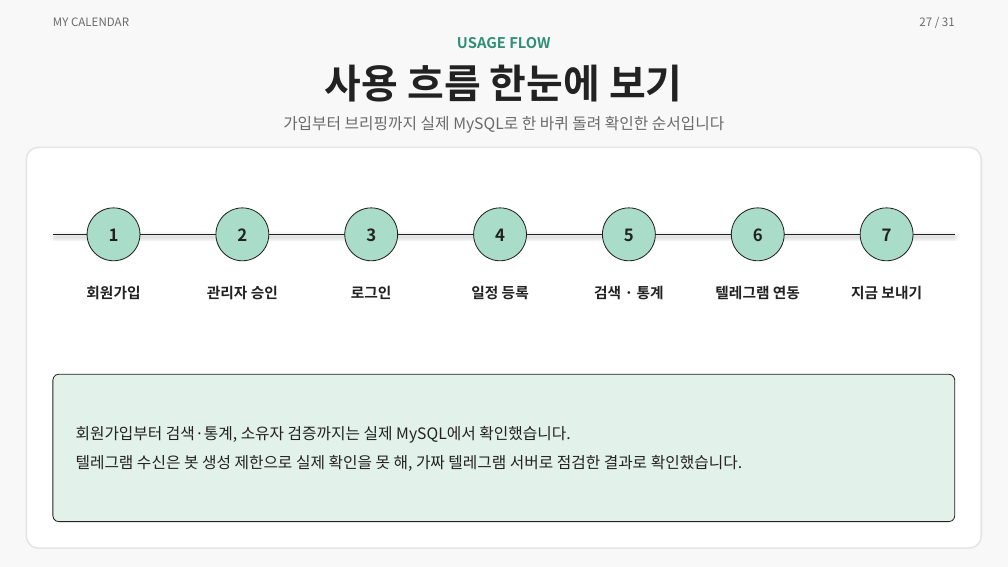
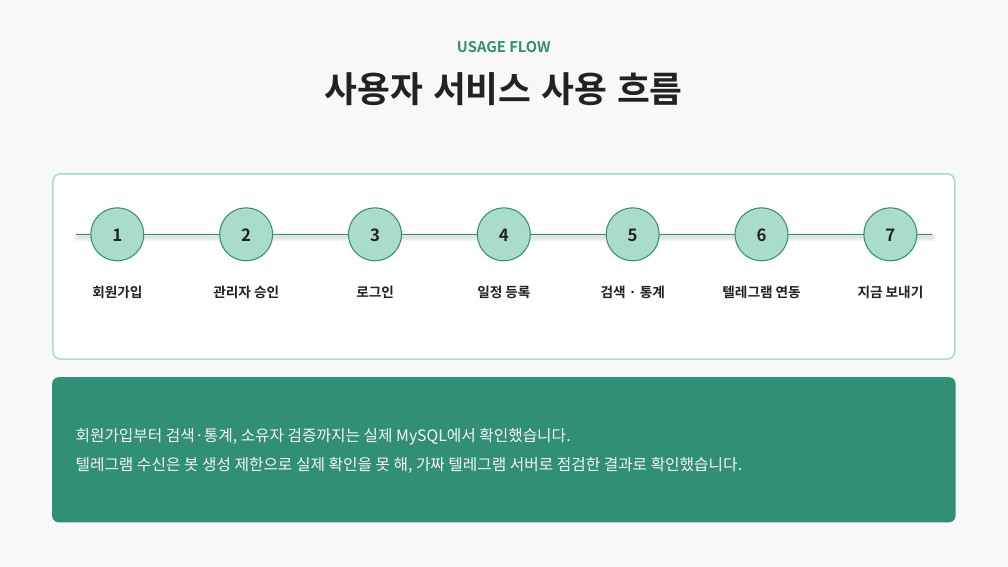
Before and after one commit to ho8566z/calendar-bot_word, a slide deck: slide 25 of ppt/개인 프로젝트.pptx (slide 27 before the commit). Drawn at 1008x567 pixels with LibreOffice and Linux fonts; fonts in the diff are those of the drawing. Boxes give left, top, right and bottom in pixels: in the first picture for what was removed or moved away, otherwise in the second. Text is boxed around its words. In the diff, an @@ line names an element or a change of style, - is before the commit and + after.

```diff
--- a/ppt/개인 프로젝트.pptx
+++ b/ppt/개인 프로젝트.pptx
@@ text removed at box(53, 17, 129, 26) @@
-MY CALENDAR
@@ text removed at box(919, 17, 955, 26) @@
-27 / 31
@@ text "USAGE FLOW": place and size @@
-text "USAGE FLOW" at box(457, 37, 550, 48)
+text "USAGE FLOW" at box(457, 41, 550, 52)
@@ text at box(325, 72, 683, 106): text changed; size 38 to 34 pt @@
-사용 흐름 한눈에 보기
+사용자 서비스 사용 흐름
@@ text removed at box(283, 116, 724, 133) @@
-가입부터 브리핑까지 실제 MySQL로 한 바퀴 돌려 확인한 순서입니다
@@ rounded rectangle removed at box(26, 147, 982, 548) @@
@@ rounded rectangle added at box(53, 174, 955, 359), fill #FFFFFF, outline #A9DCC9 1.5 pt @@
@@ outline #222222 0.8 pt to #318F75 1 pt in 7 elements at box(606, 208, 659, 261), box(864, 208, 917, 261), box(91, 208, 144, 261), box(220, 208, 273, 261), box(349, 208, 402, 261), box(735, 208, 788, 261), box(478, 208, 531, 261) @@
@@ 6 ellipses: place and size @@
-6 ellipses at box(87, 208, 913, 261)
+6 ellipses at box(91, 208, 917, 261)
@@ line moved from (53, 234) - (955, 234) to (76, 234) - (932, 234) @@
@@ line (76, 234) - (932, 234): stroke #222222 1.5 pt to #318F75 1.5 pt @@
@@ size 14 to 13 pt in 7 elements at box(92, 285, 142, 299), box(213, 285, 279, 299), box(356, 285, 394, 298), box(477, 285, 530, 298), box(601, 285, 665, 298), box(722, 285, 801, 299), box(858, 285, 924, 299) @@
@@ rounded rectangle: place and size @@
-rounded rectangle at box(53, 374, 955, 522)
+rounded rectangle at box(53, 378, 955, 522)
@@ rounded rectangle at box(53, 378, 955, 522): fill #E3F1EB to #318F75; outline #222222 0.8 pt to #318F75 1.5 pt @@
@@ text "회원가입부터 검색·통계, 소유자 검증까지는 실제 ..." at box(76, 428, 743, 473): text colour #222222 to #F6F5F4 @@
```
Also in this commit, not shown: 26 other slides changed, 2 slides added, 4 slides removed.
